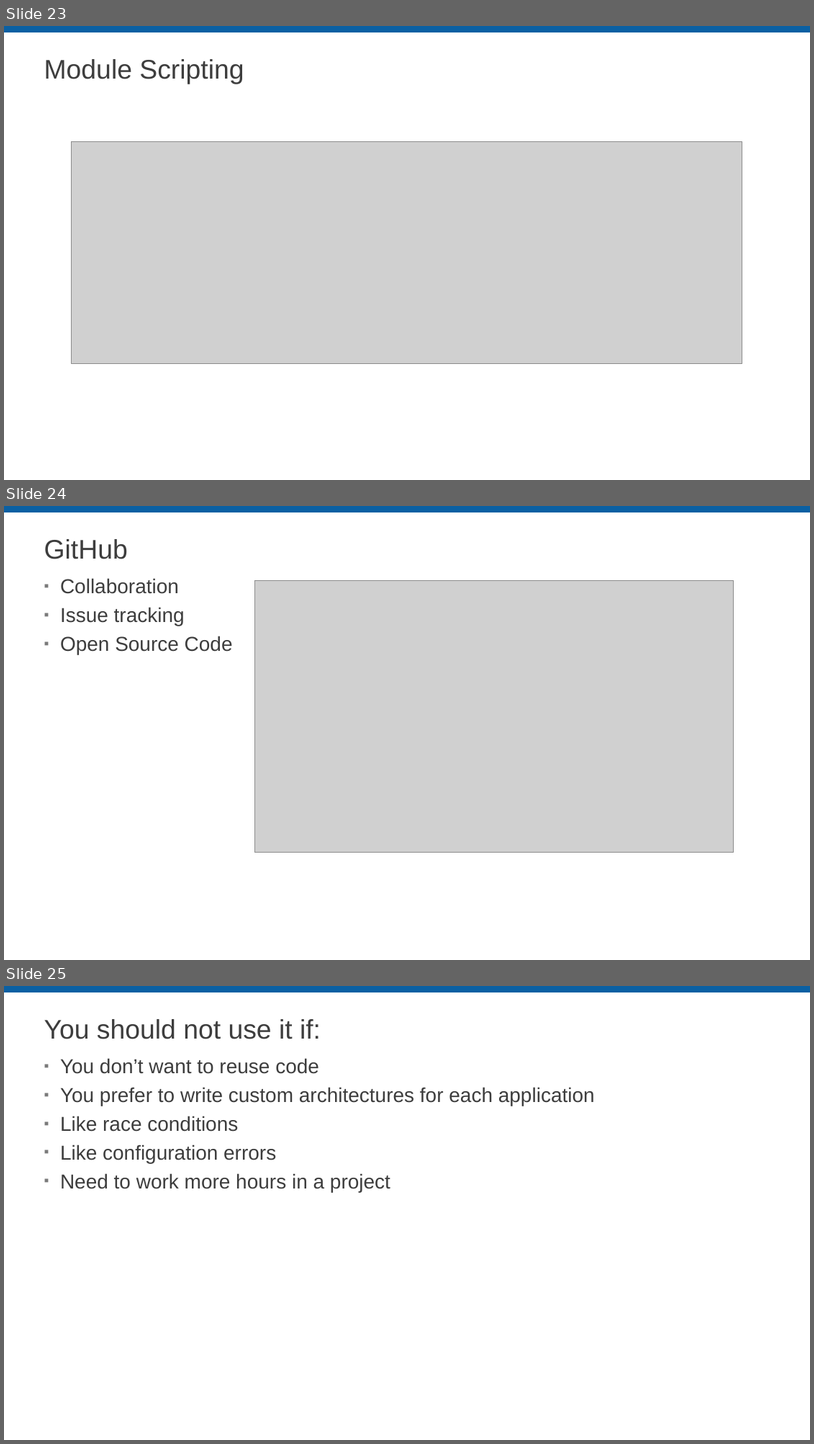
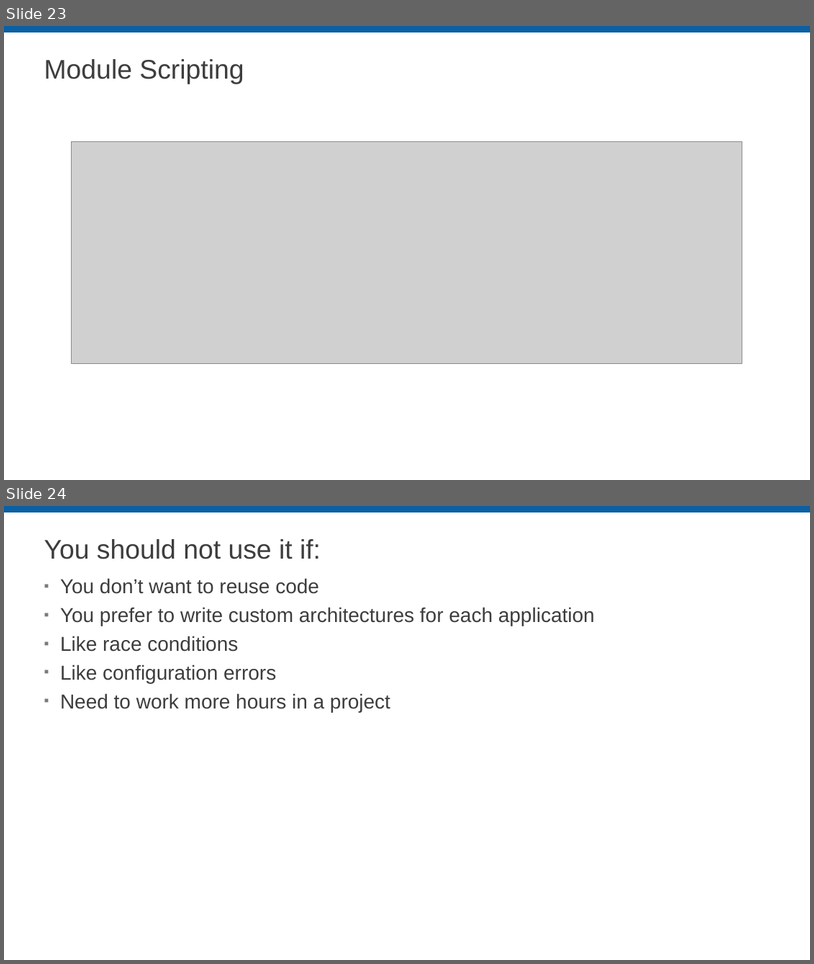
Before and after one commit to LabVIEW-DCAF/Documentation, a slide deck: Trunk/Presentations/A_Introduction to DCAF.pptx. Shown one above the other, each under a label of ours: slides 23, 24 and 25 before the commit, slides 23 and 24 after it. The pictures are 814x1444 and 814x964 pixels, drawn with LibreOffice and Linux fonts; fonts in the diff are those of the drawing; grey boxes stand for pictures; background and template pictures are left out. Boxes give left, top, right and bottom in pixels: in the first picture for what was removed or moved away, otherwise in the second. Text is boxed around its words. In the diff, an @@ line names an element or a change of style, - is before the commit and + after.

```diff
--- a/Trunk/Presentations/A_Introduction to DCAF.pptx
+++ b/Trunk/Presentations/A_Introduction to DCAF.pptx
@@ slide 24 removed at [4, 506, 810, 960], background #FFFFFF; not listed: 1 template element that a slide beside it also shows @@
@@ title removed at [44, 539, 128, 559] @@
-GitHub
@@ text removed at [60, 578, 233, 654] @@
-▪ Collaboration
-▪ Issue tracking
-▪ Open Source Code
@@ picture removed at [255, 580, 734, 852] @@
@@ what was slide 25 is now slide 24 @@
```
Also in this commit, not shown: 9 slides changed, 1 slide added, 1 other slide removed, 1 other file.
